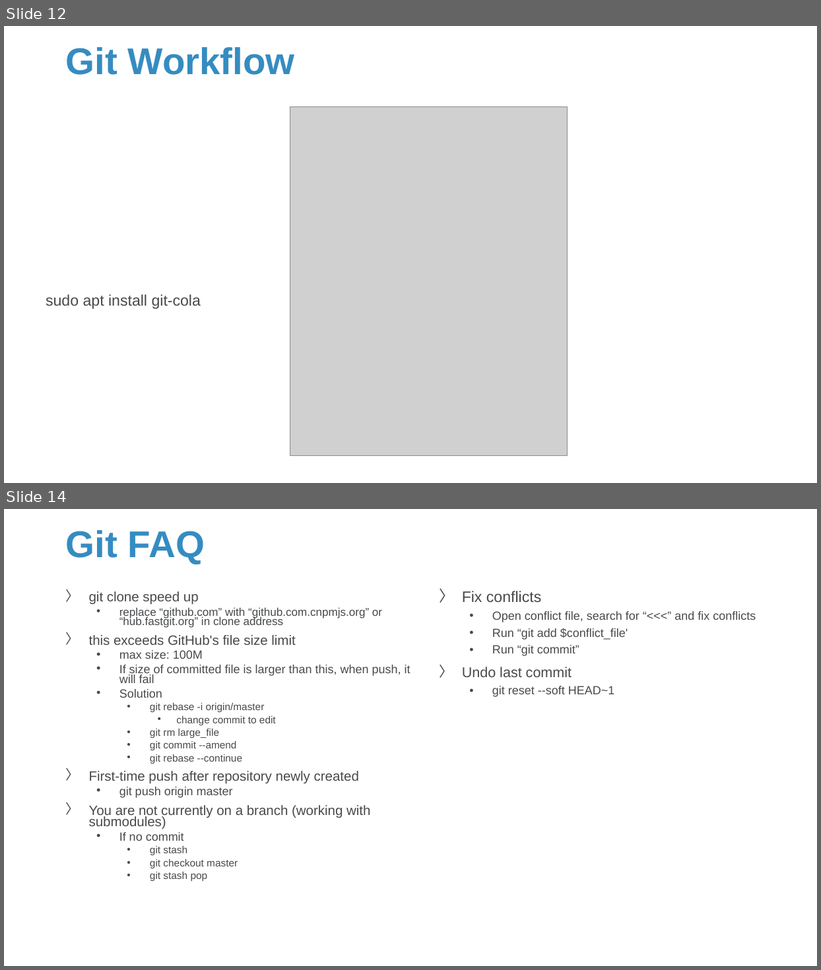
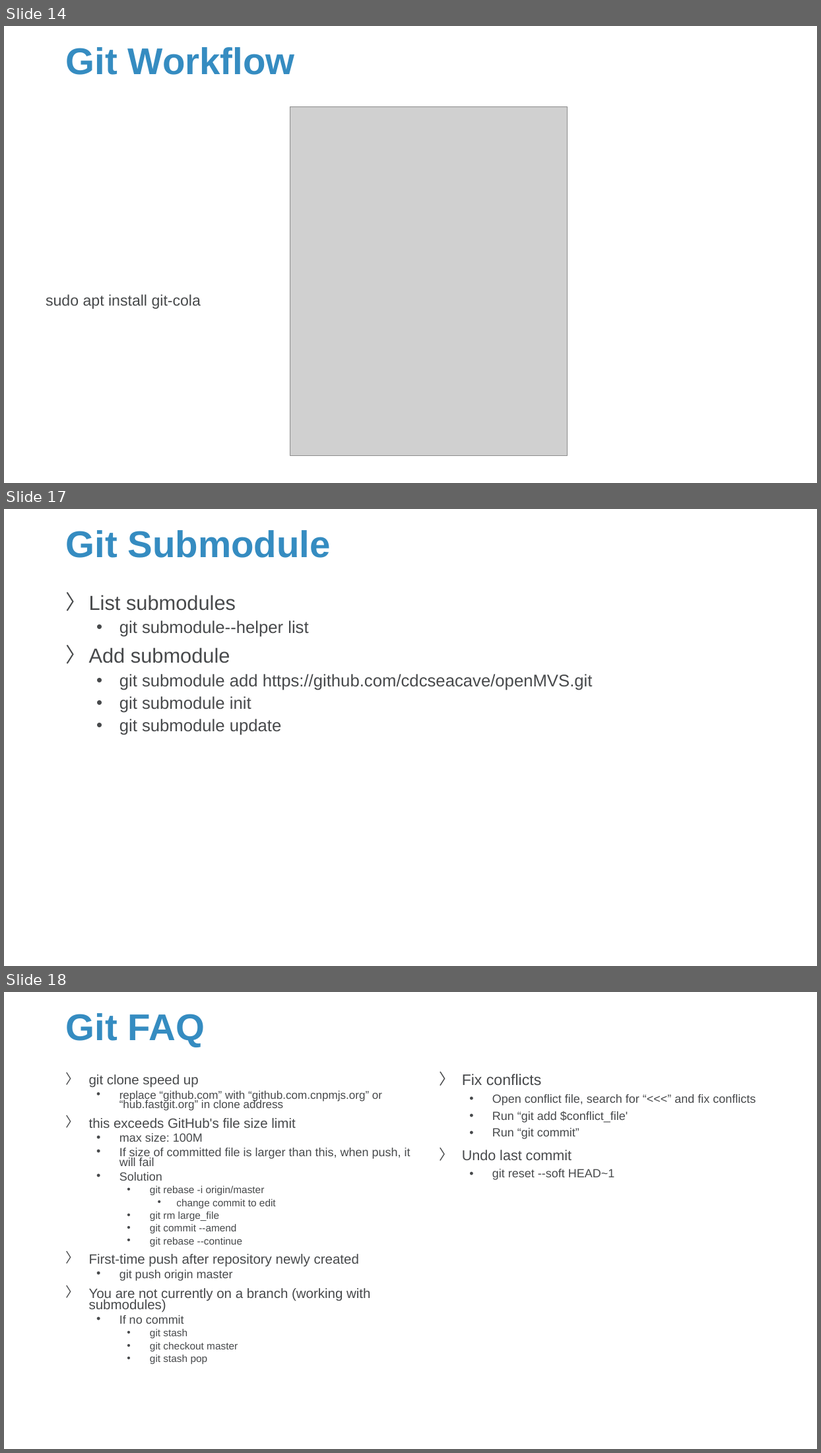
Before and after one commit to Sparks-Lu/TechNotes, a slide deck: Linux/Linux_Notes.pptx. Shown one above the other, each under a label of ours: slides 12 and 14 before the commit, slides 14, 17 and 18 after it; the slides between them are not shown. The pictures are 821x970 and 821x1453 pixels, drawn with LibreOffice and Linux fonts; fonts in the diff are those of the drawing; grey boxes stand for pictures; background and template pictures are left out. Boxes give left, top, right and bottom in pixels: in the first picture for what was removed or moved away, otherwise in the second. Text is boxed around its words. In the diff, an @@ line names an element or a change of style, - is before the commit and + after.

```diff
--- a/Linux/Linux_Notes.pptx
+++ b/Linux/Linux_Notes.pptx
@@ slide 17 added at (4,509,817,966), background picture (left out) @@
@@ title added at (66,530,331,558), 44 pt, text #358CC1, bold @@
+Git Submodule
@@ text added at (89,595,593,735), 20 pt, text #47494B @@
+〉 List submodules
+  • git submodule--helper list
+〉 Add submodule
+  • git submodule add https://github.com/cdcseacave/openMVS.git
+  • git submodule init
+  • git submodule update
@@ what was slide 12 is now slide 14 @@
@@ what was slide 14 is now slide 18 @@
```
Also in this commit, not shown: 6 slides changed, 4 other slides added, 13 other files.
